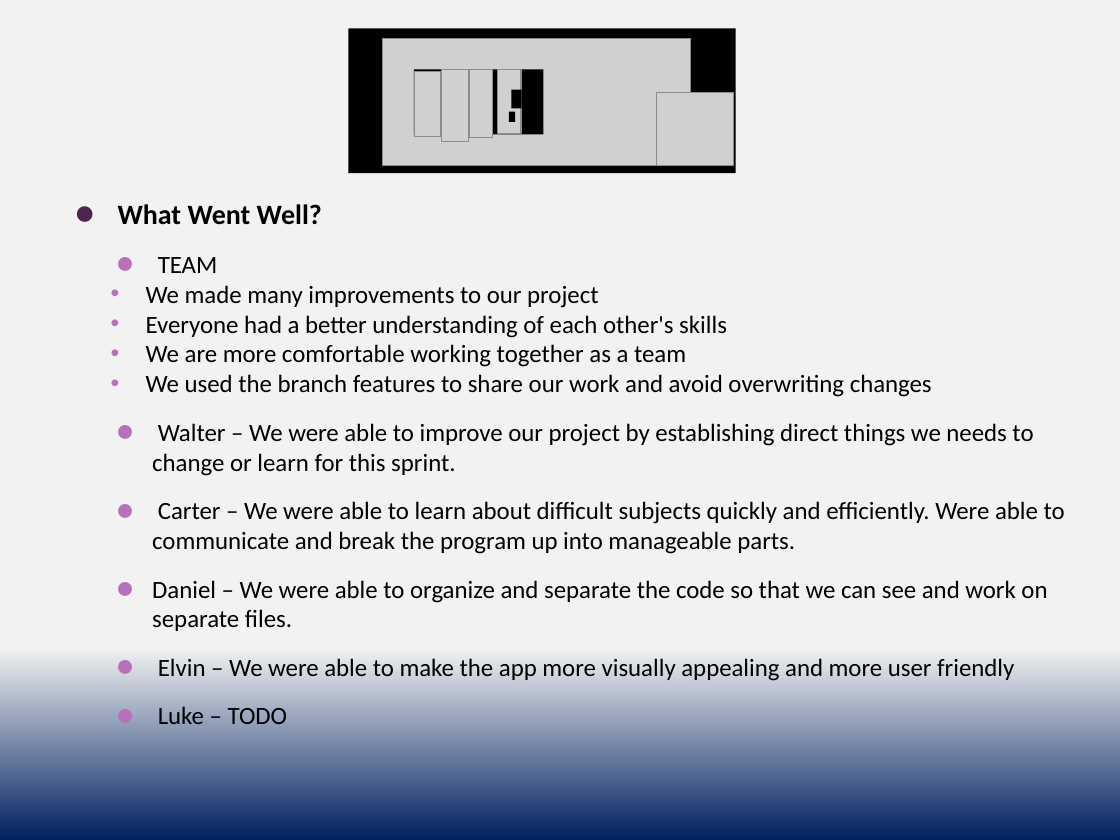
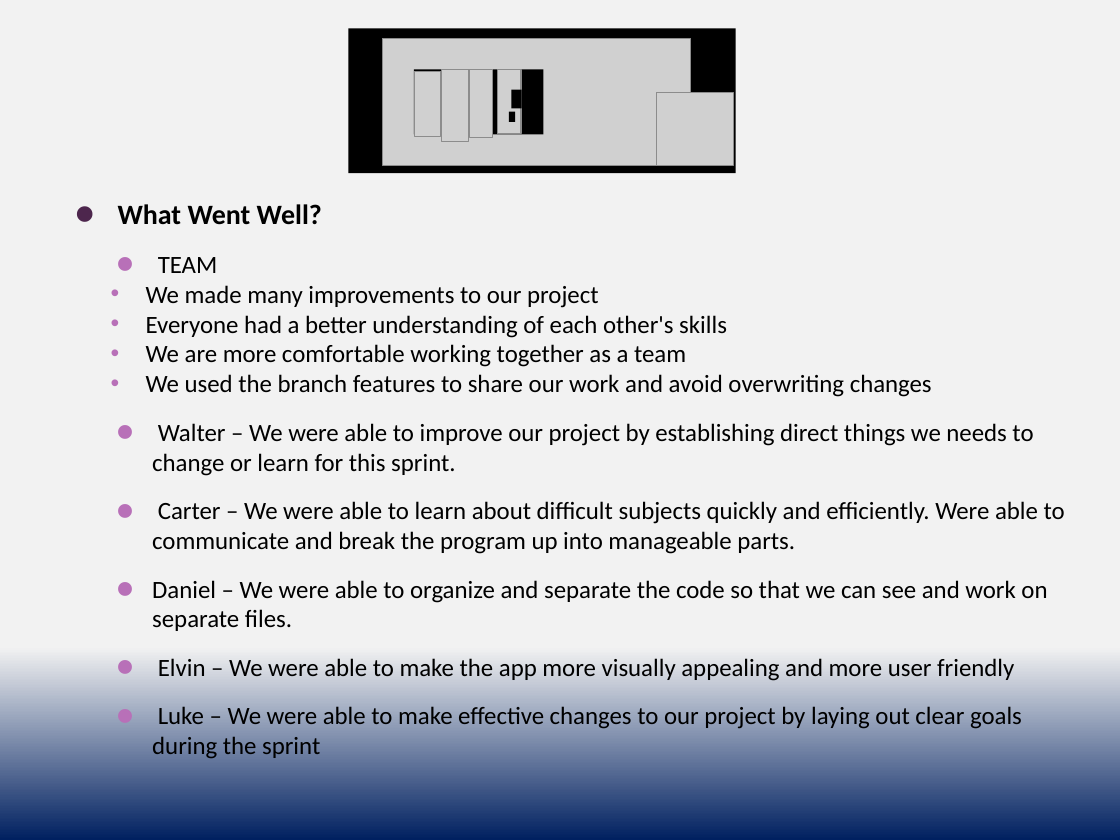
Before and after one commit to cs3398-borgs-bros/JeopardyChamp-Project, a slide deck: slide 1 of docs/Borgs_Retrospective - Sprint 3.pptx. Drawn at 1120x840 pixels with LibreOffice and Linux fonts; fonts in the diff are those of the drawing; grey boxes stand for pictures. Boxes give left, top, right and bottom in pixels: in the first picture for what was removed or moved away, otherwise in the second. Text is boxed around its words. In the diff, an @@ line names an element or a change of style, - is before the commit and + after.

Commit message:
Update pptx

```diff
--- a/docs/Borgs_Retrospective - Sprint 3.pptx
+++ b/docs/Borgs_Retrospective - Sprint 3.pptx
@@ text at (152, 707, 1022, 759): text changed @@
-    ⚫ Luke – TODO
+    ⚫ Luke – We were able to make effective changes to our project by laying out clear goals during the sprint
```
Also in this commit, not shown: 1 other slide changed.
